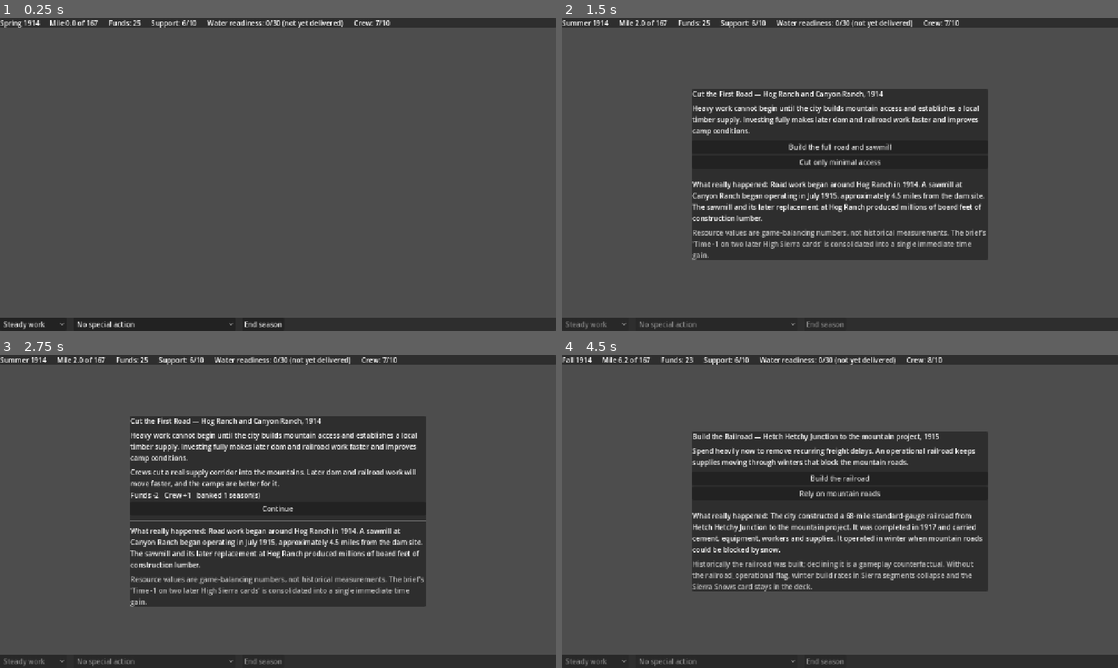
Above: before the commit, frames 1-4 (two rows, left to right).
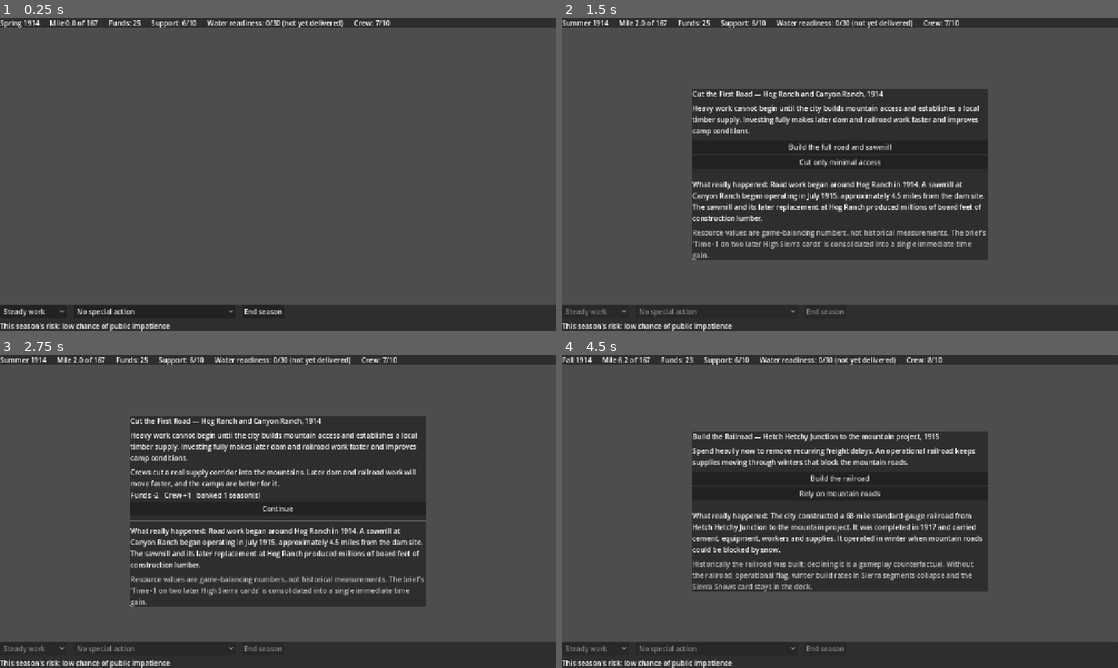
Above: after the commit, the same moments.

Repository: boxwrench/Hetchy-Trail
Game: Godot game, scene res://scenes/journey/journey.tscn
Same seed, same stepped clock (60 frames per second), same inputs: the game is played once before the commit and once after it.
Inputs:
- Up to frame 1 (0.25 s): no input
- Up to frame 2 (1.5 s): click "Steady work" at 0.5 s; click "End season" at 1.25 s
- Up to frame 3 (2.75 s): click "Build the full road and sawmi…" at 2 s
- Up to frame 4 (4.5 s): click "Continue" at 2.75 s; click "Steady work" at 3.5 s; click "End season" at 4.25 s

The runs differ from the first frame. In frame 1, 4.5% of the frame differs, in the area x 0-100%, y 91-100%; in frame 2, 4.2%; in frame 3, 4.2%; in frame 4, 4.2%.

Commit message:
feat: DecisionPanel telegraphs each pace's risk from current board state

Diff:
--- a/scenes/ui/decision_panel.gd
+++ b/scenes/ui/decision_panel.gd
@@ -1,5 +1,6 @@
 extends Control
-## DECIDE-phase form: pace + one optional action + End Season.
+## DECIDE-phase form: pace + one optional action + End Season, plus a live
+## telegraph of the risk the chosen pace carries this season.
 ## Emits the result; applies nothing itself.
 
 signal decisions_confirmed(pace: int, action: StringName)
@@ -15,6 +16,7 @@
 var pace_select: OptionButton
 var action_select: OptionButton
 var end_button: Button
+var risk_label: Label
 
 
 func _ready() -> void:
@@ -26,13 +28,17 @@
 	# off the bottom edge; grow upward so it sits on-screen above the edge.
 	panel.grow_vertical = Control.GROW_DIRECTION_BEGIN
 	add_child(panel)
+	var col := VBoxContainer.new()
+	col.add_theme_constant_override("separation", 6)
+	panel.add_child(col)
 	var row := HBoxContainer.new()
 	row.add_theme_constant_override("separation", 16)
-	panel.add_child(row)
+	col.add_child(row)
 	pace_select = OptionButton.new()
 	for pace_name in ["Rest the crews", "Steady work", "Push the pace"]:
 		pace_select.add_item(pace_name)
 	pace_select.select(GameState.Pace.STEADY)
+	pace_select.item_selected.connect(func(_i: int): _refresh_risk())
 	row.add_child(pace_select)
 	action_select = OptionButton.new()
 	for action_label in ACTION_LABELS:
@@ -42,6 +48,8 @@
 	end_button.text = "End season"
 	end_button.pressed.connect(_on_end_pressed)
 	row.add_child(end_button)
+	risk_label = Label.new()
+	col.add_child(risk_label)
 	refresh_affordability()
 
 
@@ -61,3 +69,10 @@
 	action_select.set_item_disabled(1, GameState.public_support < GameState.BOND_MIN_SUPPORT)
 	action_select.set_item_disabled(2, GameState.funds < GameState.OUTREACH_FUNDS_COST)
 	action_select.set_item_disabled(3, GameState.funds < GameState.CAMP_FUNDS_COST)
+	_refresh_risk()
+
+
+func _refresh_risk() -> void:
+	var preview: Dictionary = EventManager.risk_preview(pace_select.selected)
+	var noun := "injury" if preview["kind"] == &"injury" else "public impatience"
+	risk_label.text = "This season's risk: %s chance of %s" % [String(preview["level"]), noun]
